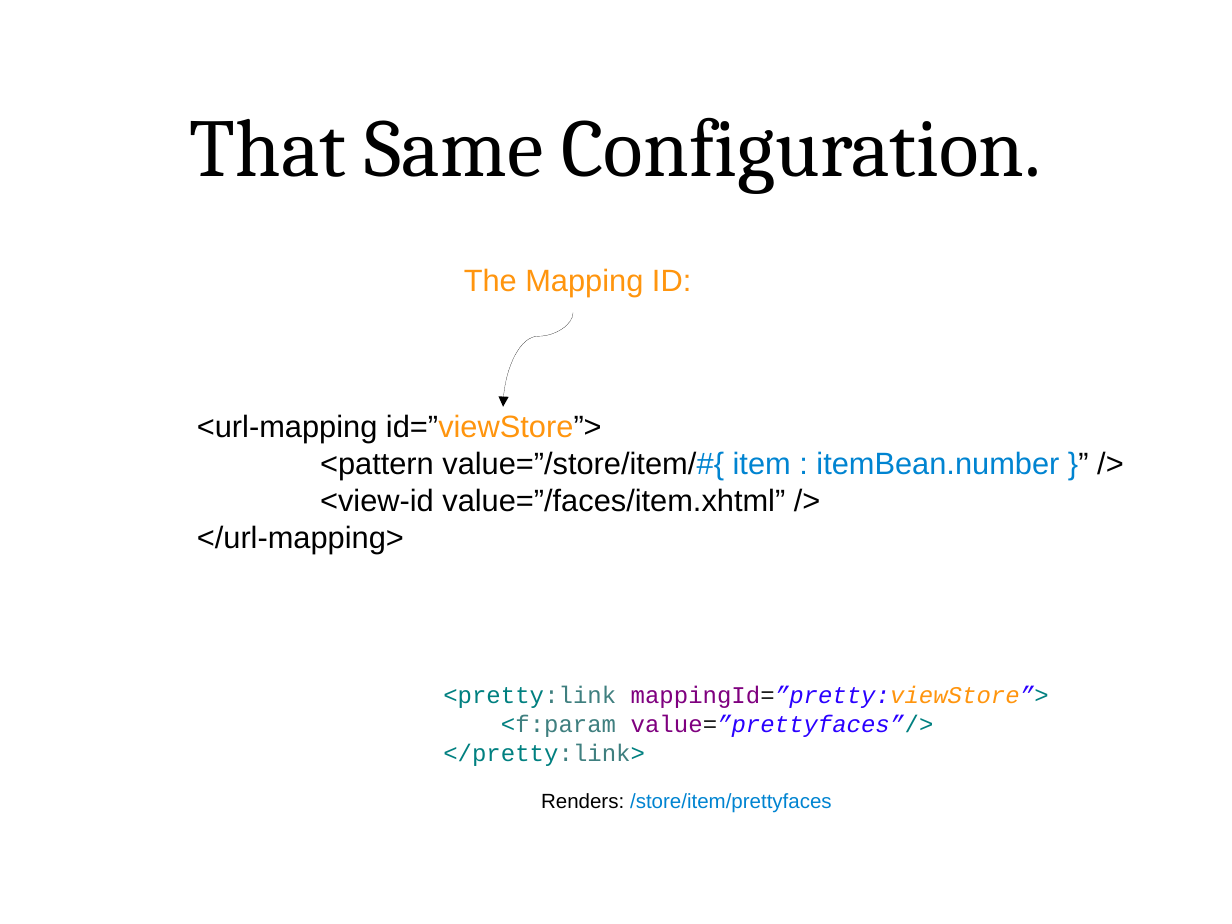
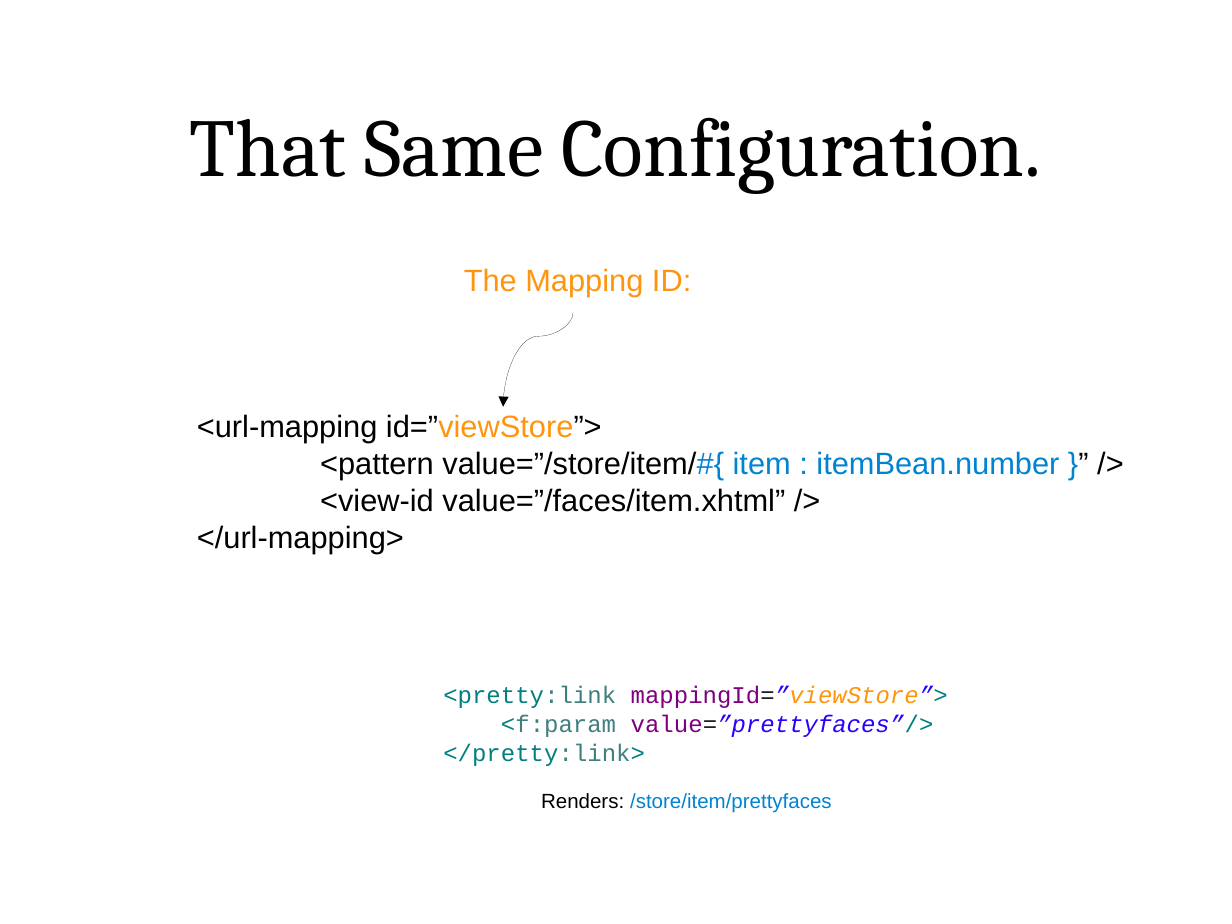
Before and after one commit to lincolnthree/talks, a slide deck: slide 63 of 2011_Beautiful_Java_EE_JAXConf.odp. Drawn at 1232x924 pixels with LibreOffice and Linux fonts; fonts in the diff are those of the drawing. Boxes give left, top, right and bottom in pixels: in the first picture for what was removed or moved away, otherwise in the second. Text is boxed around its words. In the diff, an @@ line names an element or a change of style, - is before the commit and + after.

```diff
--- a/2011_Beautiful_Java_EE_JAXConf.odp
+++ b/2011_Beautiful_Java_EE_JAXConf.odp
@@ text at (443, 686, 948, 708): text changed @@
-<pretty:link mappingId=”pretty:viewStore”>
+<pretty:link mappingId=”viewStore”>
```
Also in this commit, not shown: 2 other slides changed, 1 other file.
